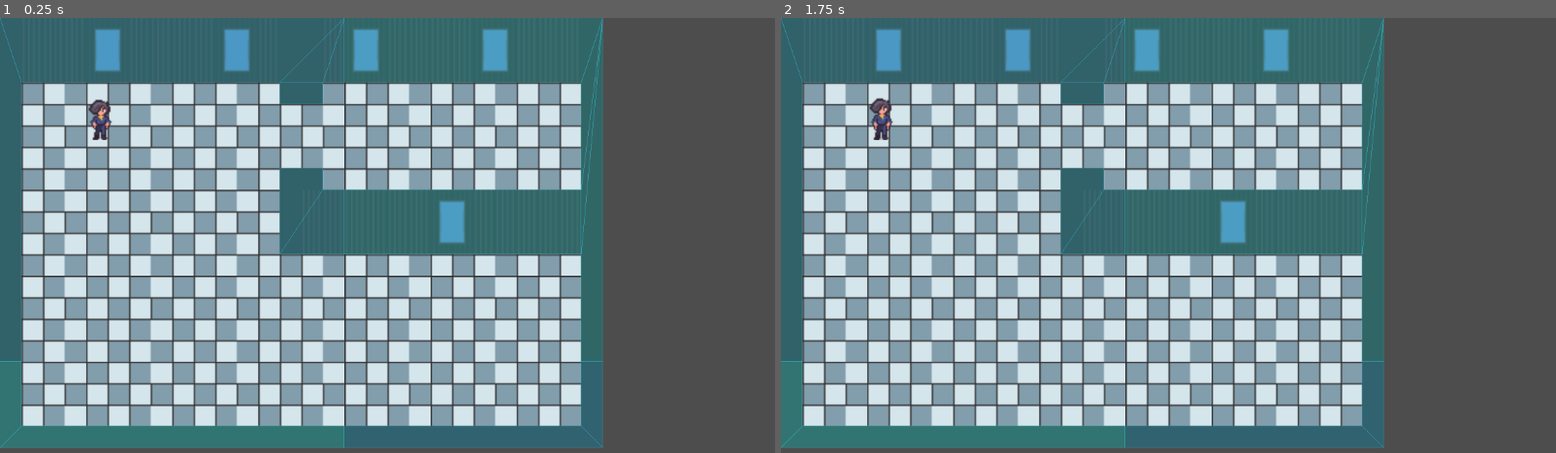
Above: before the commit, frames 1-2 (left to right).
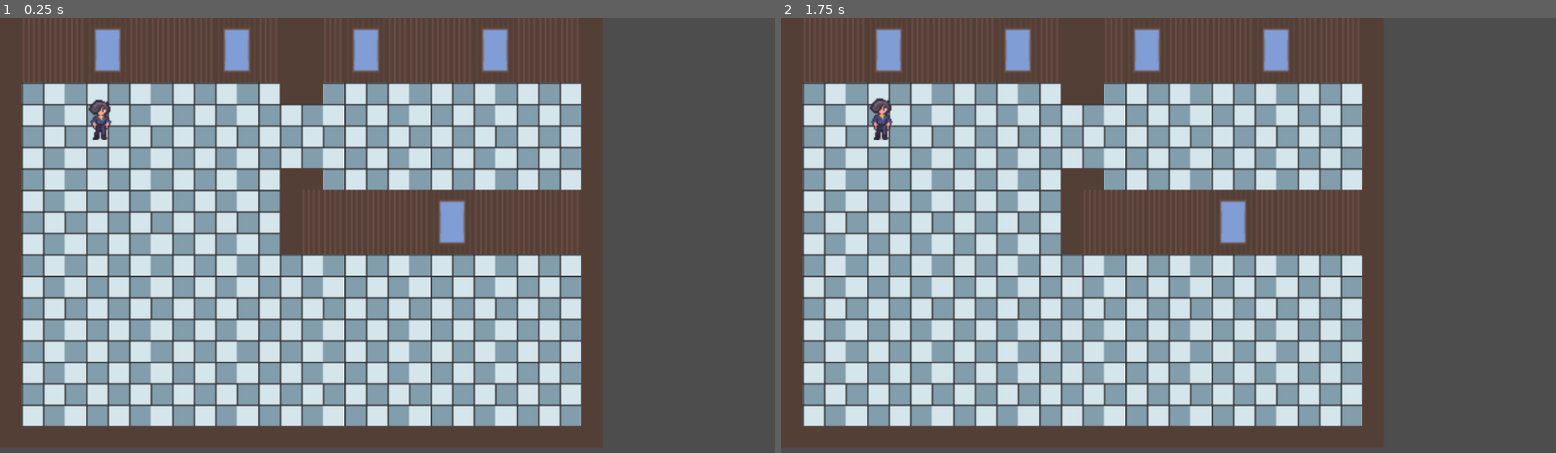
Above: after the commit, the same moments.

Repository: vince-bourgmayer/MyMusicalWorkbench
Game: Godot game, scene res://src/game.tscn
Same seed, same stepped clock (60 frames per second), same inputs: the game is played once before the commit and once after it.
Inputs:
- Up to frame 1 (0.25 s): no input
- Up to frame 2 (1.75 s): tap Enter at 1.25 s

The runs differ from the first frame. In frame 1, 26% of the frame differs, in the area x 0-78%, y 0-99%; in frame 2, 26%.

Commit message:
refactor: change character's collision size to 20x32
issue #2

Diff:
--- a/src/scenes/player.tscn
+++ b/src/scenes/player.tscn
@@ -224,7 +224,7 @@
 }]
 
 [sub_resource type="RectangleShape2D" id="RectangleShape2D_v4rts"]
-size = Vector2(32, 32)
+size = Vector2(20, 32)
 
 [node name="Player" type="CharacterBody2D"]
 safe_margin = 0.001
@@ -232,7 +232,9 @@
 
 [node name="AnimatedSprite2D" type="AnimatedSprite2D" parent="."]
 sprite_frames = SubResource("SpriteFrames_vwic4")
-animation = &"idle_down"
+animation = &"walk_down"
+frame = 4
+frame_progress = 0.45324245
 
 [node name="CollisionShape2D" type="CollisionShape2D" parent="."]
 shape = SubResource("RectangleShape2D_v4rts")
--- a/src/scenes/world.tscn
+++ b/src/scenes/world.tscn
@@ -166,5 +166,3 @@
 scale = Vector2(2, 2)
 tile_map_data = PackedByteArray("AAAAAAAAAAAAAAEAAAABAAAAAAAAAAAAAAACAAAAAAAAAAAAAAADAAAAAAAAAAAAAAAEAAAAAAADAAAAAwAFAA …(2960 unchanged characters)…
 tile_set = SubResource("TileSet_dq5wt")
-use_kinematic_bodies = true
-collision_visibility_mode = 1
